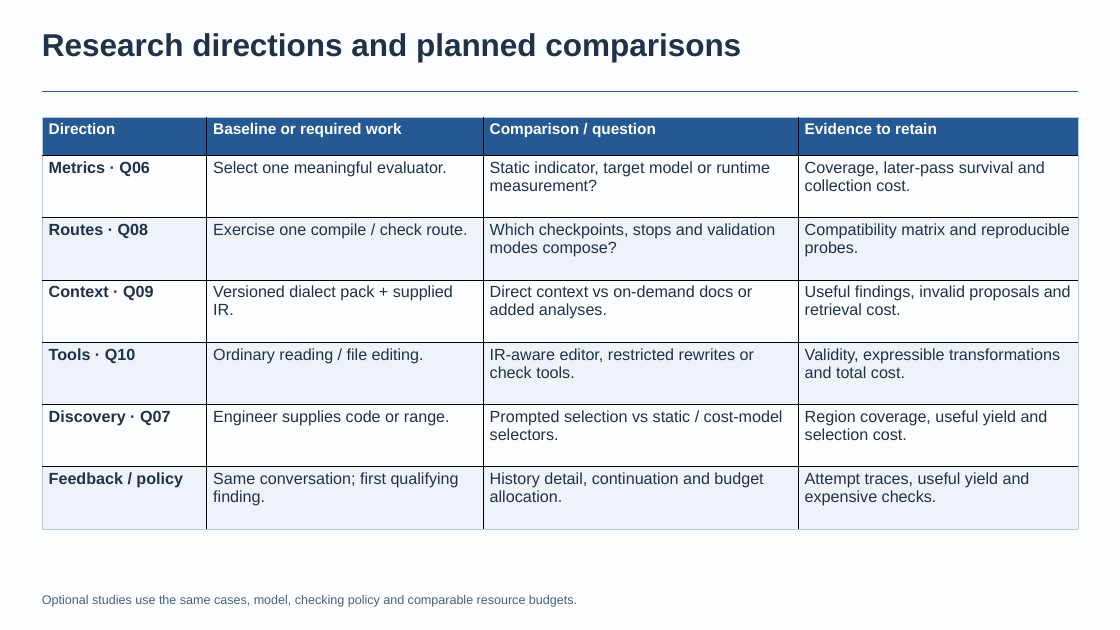
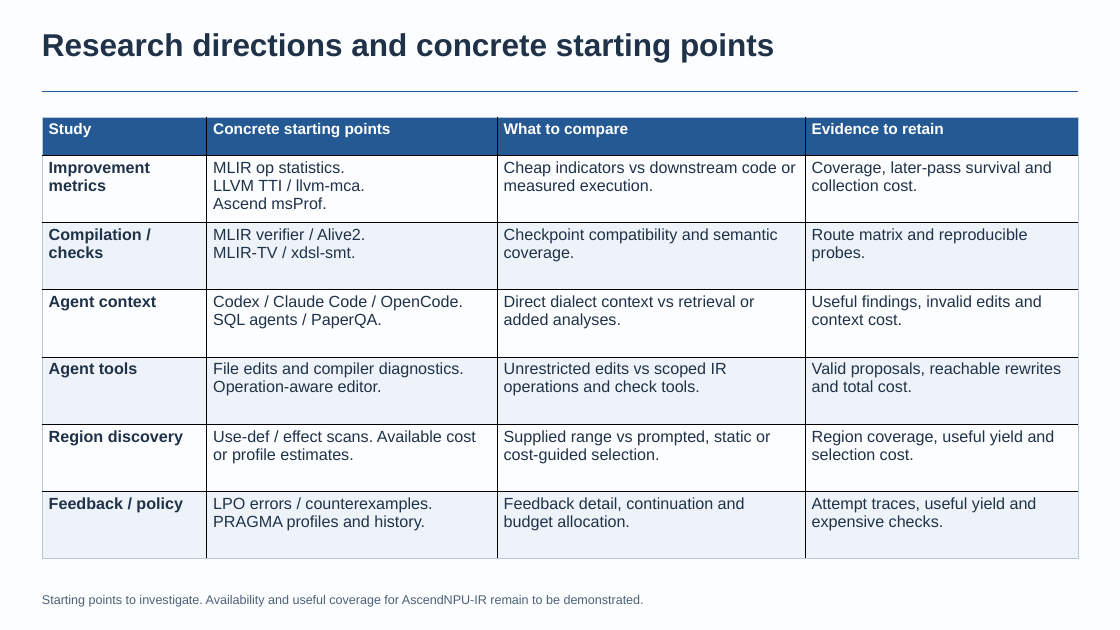
Before and after one commit to BonZirka/ascend-npu-optimization-research, a slide deck: slide 5 of output/ascend-optimization-pitch/ascend-optimization-technical.pptx. Drawn at 1120x630 pixels with LibreOffice and Linux fonts; fonts in the diff are those of the drawing. Boxes give left, top, right and bottom in pixels: in the first picture for what was removed or moved away, otherwise in the second. Text is boxed around its words. In the diff, an @@ line names an element or a change of style, - is before the commit and + after.

Commit message:
Clarify missed-optimization motivation and research starting points
Recognize problem-triggered proactive optimization epics, remove internal question identifiers, reproduce full paper titles and add concrete harness, validation and metric candidates with scope limits and primary references.

```diff
--- a/output/ascend-optimization-pitch/ascend-optimization-technical.pptx
+++ b/output/ascend-optimization-pitch/ascend-optimization-technical.pptx
@@ text at box(42, 33, 774, 62): text changed @@
-Research directions and planned comparisons
+Research directions and concrete starting points
@@ table at box(42, 118, 1077, 558) @@
-row 1: Direction | Baseline or required work | Comparison / question | Evidence to retain
+row 1: Study | Concrete starting points | What to compare | Evidence to retain
-row 2: Metrics · Q06 | Select one meaningful evaluator. | Static indicator, target model or runtime measurement? | Coverage, later-pass survival and collection cost.
+row 2: Improvement metrics | MLIR op statistics. / LLVM TTI / llvm-mca. / Ascend msProf. | Cheap indicators vs downstream code or measured execution. | Coverage, later-pass survival and collection cost.
-row 3: Routes · Q08 | Exercise one compile / check route. | Which checkpoints, stops and validation modes compose? | Compatibility matrix and reproducible probes.
+row 3: Compilation / checks | MLIR verifier / Alive2. / MLIR-TV / xdsl-smt. | Checkpoint compatibility and semantic coverage. | Route matrix and reproducible probes.
-row 4: Context · Q09 | Versioned dialect pack + supplied IR. | Direct context vs on-demand docs or added analyses. | Useful findings, invalid proposals and retrieval cost.
+row 4: Agent context | Codex / Claude Code / OpenCode. / SQL agents / PaperQA. | Direct dialect context vs retrieval or added analyses. | Useful findings, invalid edits and context cost.
-row 5: Tools · Q10 | Ordinary reading / file editing. | IR-aware editor, restricted rewrites or check tools. | Validity, expressible transformations and total cost.
+row 5: Agent tools | File edits and compiler diagnostics. Operation-aware editor. | Unrestricted edits vs scoped IR operations and check tools. | Valid proposals, reachable rewrites and total cost.
-row 6: Discovery · Q07 | Engineer supplies code or range. | Prompted selection vs static / cost-model selectors. | Region coverage, useful yield and selection cost.
+row 6: Region discovery | Use-def / effect scans. Available cost or profile estimates. | Supplied range vs prompted, static or cost-guided selection. | Region coverage, useful yield and selection cost.
-row 7, column 2: Same conversation; first qualifying finding.
+row 7, column 2: LPO errors / counterexamples. PRAGMA profiles and history.
-row 7, column 3: History detail, continuation and budget allocation.
+row 7, column 3: Feedback detail, continuation and budget allocation.
@@ text at box(42, 595, 644, 607): text changed @@
-Optional studies use the same cases, model, checking policy and comparable resource budgets.
+Starting points to investigate. Availability and useful coverage for AscendNPU-IR remain to be demonstrated.
```
Also in this commit, not shown: 5 other slides changed, 4 slides added, 3 slides removed, 6 other files.
